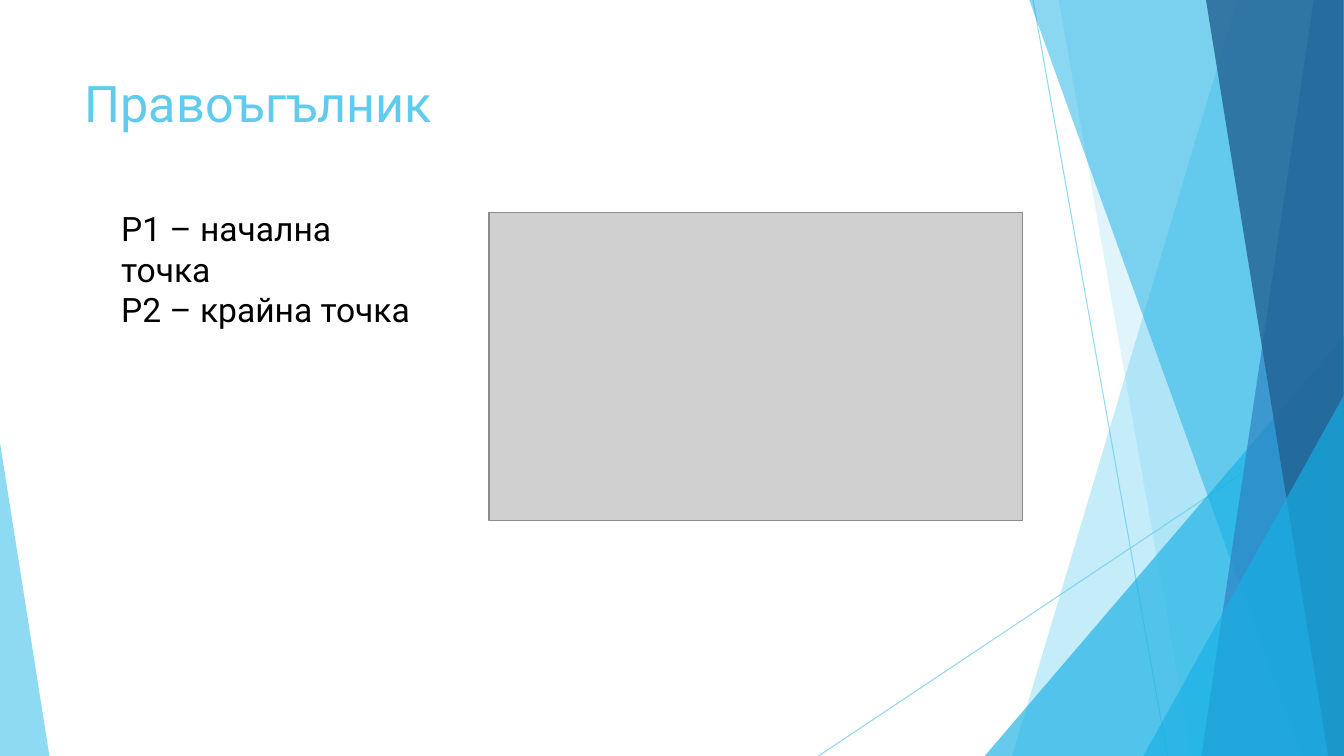
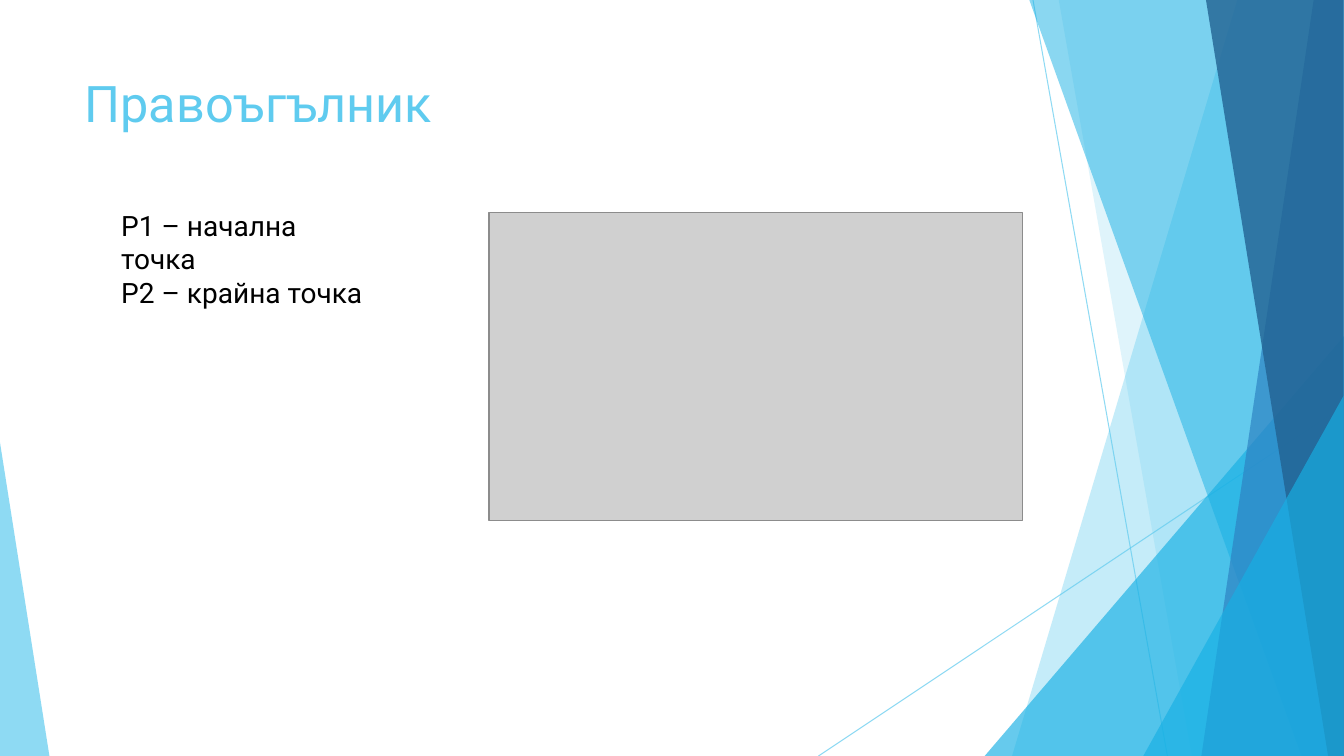
Before and after one commit to todorzhelev/STS, a slide deck: slide 5 of presentation/PresentationFinal.pptx (slide 4 before the commit). Drawn at 1344x756 pixels with LibreOffice and Linux fonts; fonts in the diff are those of the drawing; grey boxes stand for pictures. Boxes give left, top, right and bottom in pixels: in the first picture for what was removed or moved away, otherwise in the second. Text is boxed around its words. In the diff, an @@ line names an element or a change of style, - is before the commit and + after.

```diff
--- a/presentation/PresentationFinal.pptx
+++ b/presentation/PresentationFinal.pptx
@@ text "P1 – начална точка" at (x1=121, y1=216, x2=363, y2=309): size 24 to 20 pt @@
```
Also in this commit, not shown: 3 other slides changed, 1 slide added.
